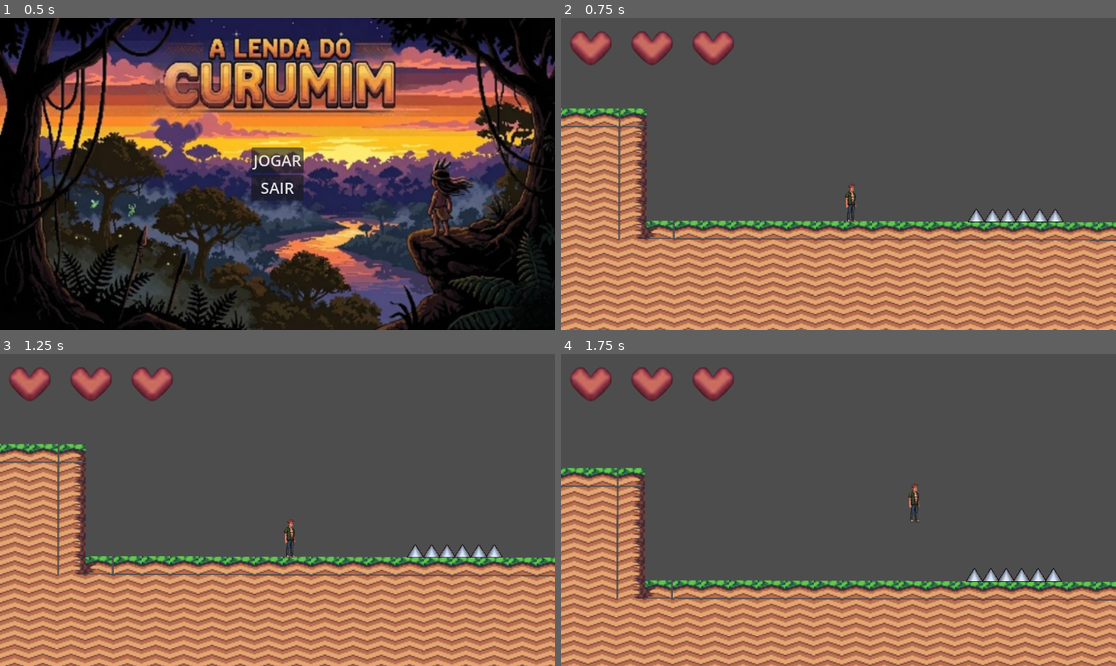
Above: before the commit, frames 1-4 (two rows, left to right).
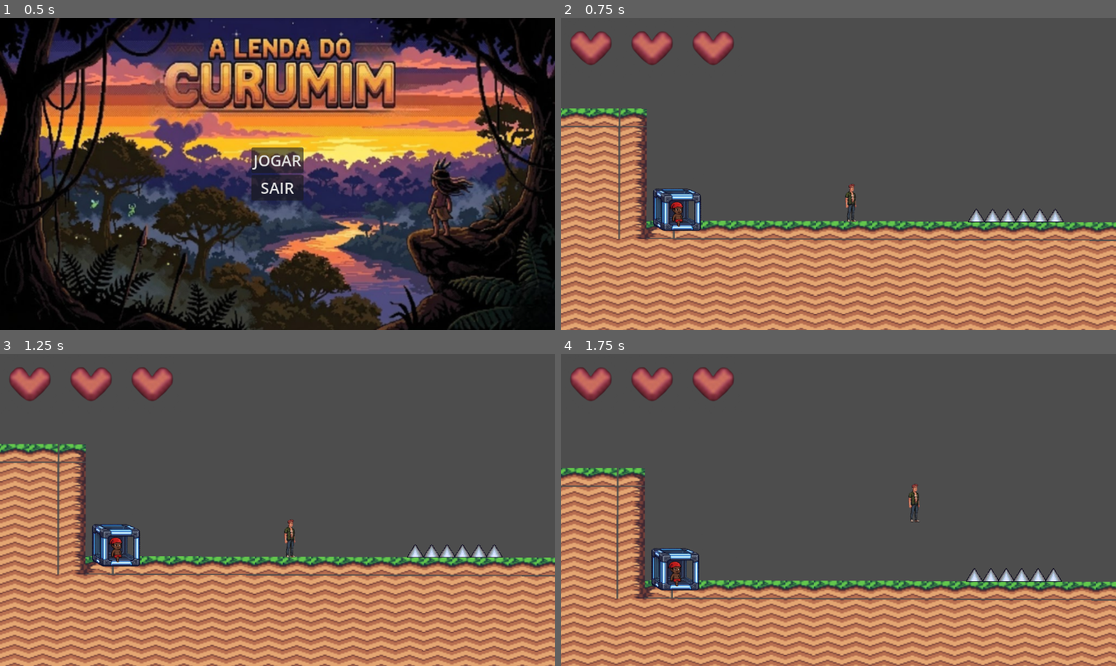
Above: after the commit, the same moments.

Repository: C4rloSegundo/jogo-folclore
Game: Godot game, scene res://menu.tscn
Two runs of this game, one before a commit and one after it. Both use one fixed random seed, a clock stepped at 60 frames per second and the inputs below.
Inputs:
- Up to frame 1 (0.5 s): no input
- Up to frame 2 (0.75 s): click "JOGAR" at 0.5 s
- Up to frame 3 (1.25 s): no input
- Up to frame 4 (1.75 s): hold D (direita) from 1.28 s (still down); hold F (interagir, bound only after the commit) from 1.28 s (still down); tap Space (pular) at 1.52 s

Frame 1 is identical in both runs. In frame 2, 1.0% of the frame differs, in the area x 16-26%, y 54-69%; in frame 3, 1.0%; in frame 4, 1.0%.

Commit message:
feat: saci preso com interação e dialogo

Diff:
--- a/demofloresta.tscn
+++ b/demofloresta.tscn
@@ -9,6 +9,7 @@
 [ext_resource type="PackedScene" uid="uid://d3d8ifa4ywumy" path="res://hud.tscn" id="7_lnard"]
 [ext_resource type="PackedScene" uid="uid://crhbn457e4ea2" path="res://espinho.tscn" id="8_orw4n"]
 [ext_resource type="PackedScene" uid="uid://b0or6hhmij06l" path="res://checkpoint.tscn" id="9_d34sx"]
+[ext_resource type="PackedScene" uid="uid://c25g8n8ej5t6j" path="res://saci_preso.tscn" id="10_plmph"]
 
 [sub_resource type="PhysicsMaterial" id="PhysicsMaterial_b676b"]
 
@@ -961,6 +962,9 @@
 [node name="checkpoint" parent="." instance=ExtResource("9_d34sx")]
 position = Vector2(-136, 165)
 
+[node name="saci_preso" parent="." instance=ExtResource("10_plmph")]
+position = Vector2(529, 281)
+
 [connection signal="saude_mudou" from="personagem/curumin" to="hud/ContainerCoracoes" method="_on_curumin_saude_mudou"]
 [connection signal="body_entered" from="ZonaDeMorte" to="." method="_on_zona_de_morte_body_entered"]
 
--- a/personagem.tscn
+++ b/personagem.tscn
@@ -118,12 +118,6 @@
 process_mode = 4
 shape = SubResource("RectangleShape2D_7k68m")
 
-[node name="CollisionShape2D2" type="CollisionShape2D" parent="curumin/Hitboxataque"]
-process_mode = 4
-visible = false
-position = Vector2(-27, 18)
-shape = SubResource("RectangleShape2D_7k68m")
-
 [node name="TimerInvencibilidade" type="Timer" parent="curumin"]
 wait_time = 0.5
 one_shot = true
--- a/project.godot
+++ b/project.godot
@@ -42,3 +42,8 @@
 "events": [Object(InputEventKey,"resource_local_to_scene":false,"resource_name":"","device":-1,"window_id":0,"alt_press …(192 unchanged characters)…
 ]
 }
+interagir={
+"deadzone": 0.2,
+"events": [Object(InputEventKey,"resource_local_to_scene":false,"resource_name":"","device":-1,"window_id":0,"alt_pressed":false,"shift_pressed":false,"ctrl_pressed":false,"meta_pressed":false,"pressed":false,"keycode":0,"physical_keycode":70,"key_label":0,"unicode":102,"location":0,"echo":false,"script":null)
+]
+}
--- /dev/null
+++ b/saci_npc.gd
@@ -0,0 +1,74 @@
+extends Area2D
+
+# --- Variáveis de Interação ---
+var pode_interagir: bool = false
+var dialogo_ativo: bool = false
+var indice_frase: int = 0
+
+# --- O Diálogo ---
+@export var lista_falas: Array[String] = [
+	"Saci: Ei! Psiu! Você aí!",
+	"Saci: Estou preso nesta jaula mágica.",
+	"Saci: Dizem que só uma chave de ouro pode abrir.",
+	"Saci: Se você me ajudar, dou-te um presente!"
+]
+
+# --- Referências ---
+@onready var label_aviso: Label = $Label
+
+# CORREÇÃO AQUI: Removemos o "CanvasLayer" do caminho
+# Agora a caixa é filha direta do Saci
+@onready var caixa_dialogo: Control = $CaixaDialogo
+@onready var texto_dialogo: Label = $CaixaDialogo/TextoDialogo
+
+func _ready():
+	# Começa tudo escondido
+	label_aviso.visible = false
+	caixa_dialogo.visible = false
+
+	# Dica Pro: Garante que o balão apareça na frente de tudo (z-index)
+	caixa_dialogo.z_index = 10
+
+func _unhandled_input(event):
+	if event.is_action_pressed("interagir"):
+		if pode_interagir and not dialogo_ativo:
+			iniciar_dialogo()
+		elif dialogo_ativo:
+			avancar_dialogo()
+
+func iniciar_dialogo():
+	dialogo_ativo = true
+	indice_frase = 0
+
+	caixa_dialogo.visible = true
+	label_aviso.visible = false
+
+	texto_dialogo.text = lista_falas[indice_frase]
+
+func avancar_dialogo():
+	indice_frase += 1
+	if indice_frase < lista_falas.size():
+		texto_dialogo.text = lista_falas[indice_frase]
+	else:
+		fechar_dialogo()
+
+func fechar_dialogo():
+	dialogo_ativo = false
+	caixa_dialogo.visible = false
+	if pode_interagir:
+		label_aviso.visible = true
+
+# --- SINAIS ---
+
+func _on_body_entered(body):
+	if body.is_in_group("jogador"):
+		pode_interagir = true
+		if not dialogo_ativo:
+			label_aviso.visible = true
+
+func _on_body_exited(body):
+	if body.is_in_group("jogador"):
+		pode_interagir = false
+		label_aviso.visible = false
+		if dialogo_ativo:
+			fechar_dialogo()
--- /dev/null
+++ b/saci_preso.tscn
@@ -0,0 +1,58 @@
+[gd_scene load_steps=7 format=3 uid="uid://c25g8n8ej5t6j"]
+
+[ext_resource type="Script" uid="uid://dygj6mq0qtbc1" path="res://saci_npc.gd" id="1_naiym"]
+[ext_resource type="Texture2D" uid="uid://blplkjye24hvu" path="res://assets/lendas/saci_preso.png" id="2_7qkw6"]
+
+[sub_resource type="CircleShape2D" id="CircleShape2D_m1wyt"]
+radius = 57.558666
+
+[sub_resource type="LabelSettings" id="LabelSettings_naiym"]
+font_size = 12
+
+[sub_resource type="RectangleShape2D" id="RectangleShape2D_naiym"]
+size = Vector2(48, 43)
+
+[sub_resource type="StyleBoxEmpty" id="StyleBoxEmpty_naiym"]
+
+[node name="saci_preso" type="Node2D"]
+
+[node name="SaciNPC" type="Area2D" parent="."]
+script = ExtResource("1_naiym")
+
+[node name="Sprite2D" type="Sprite2D" parent="SaciNPC"]
+scale = Vector2(0.2, 0.2)
+texture = ExtResource("2_7qkw6")
+
+[node name="CollisionShape2D" type="CollisionShape2D" parent="SaciNPC"]
+shape = SubResource("CircleShape2D_m1wyt")
+
+[node name="Label" type="Label" parent="SaciNPC"]
+visible = false
+offset_left = -28.0
+offset_top = -49.0
+offset_right = 26.0
+offset_bottom = -32.0
+text = "[F] FALAR"
+label_settings = SubResource("LabelSettings_naiym")
+
+[node name="StaticBody2D" type="StaticBody2D" parent="SaciNPC"]
+
+[node name="CollisionShape2D" type="CollisionShape2D" parent="SaciNPC/StaticBody2D"]
+position = Vector2(0, -0.5)
+shape = SubResource("RectangleShape2D_naiym")
+
+[node name="CaixaDialogo" type="Panel" parent="SaciNPC"]
+visible = false
+offset_left = -85.0
+offset_top = -74.0
+offset_right = 87.0
+offset_bottom = -34.0
+theme_override_styles/panel = SubResource("StyleBoxEmpty_naiym")
+
+[node name="TextoDialogo" type="Label" parent="SaciNPC/CaixaDialogo"]
+layout_mode = 0
+offset_right = 40.0
+offset_bottom = 23.0
+
+[connection signal="body_entered" from="SaciNPC" to="SaciNPC" method="_on_body_entered"]
+[connection signal="body_exited" from="SaciNPC" to="SaciNPC" method="_on_body_exited"]
Binary file added: assets/lendas/saci_preso.png
Not shown, added: assets/lendas/saci_preso.png.import
Not shown: 1 places in demofloresta.tscn that only renumber resources
Not shown, added: saci_npc.gd.uid
